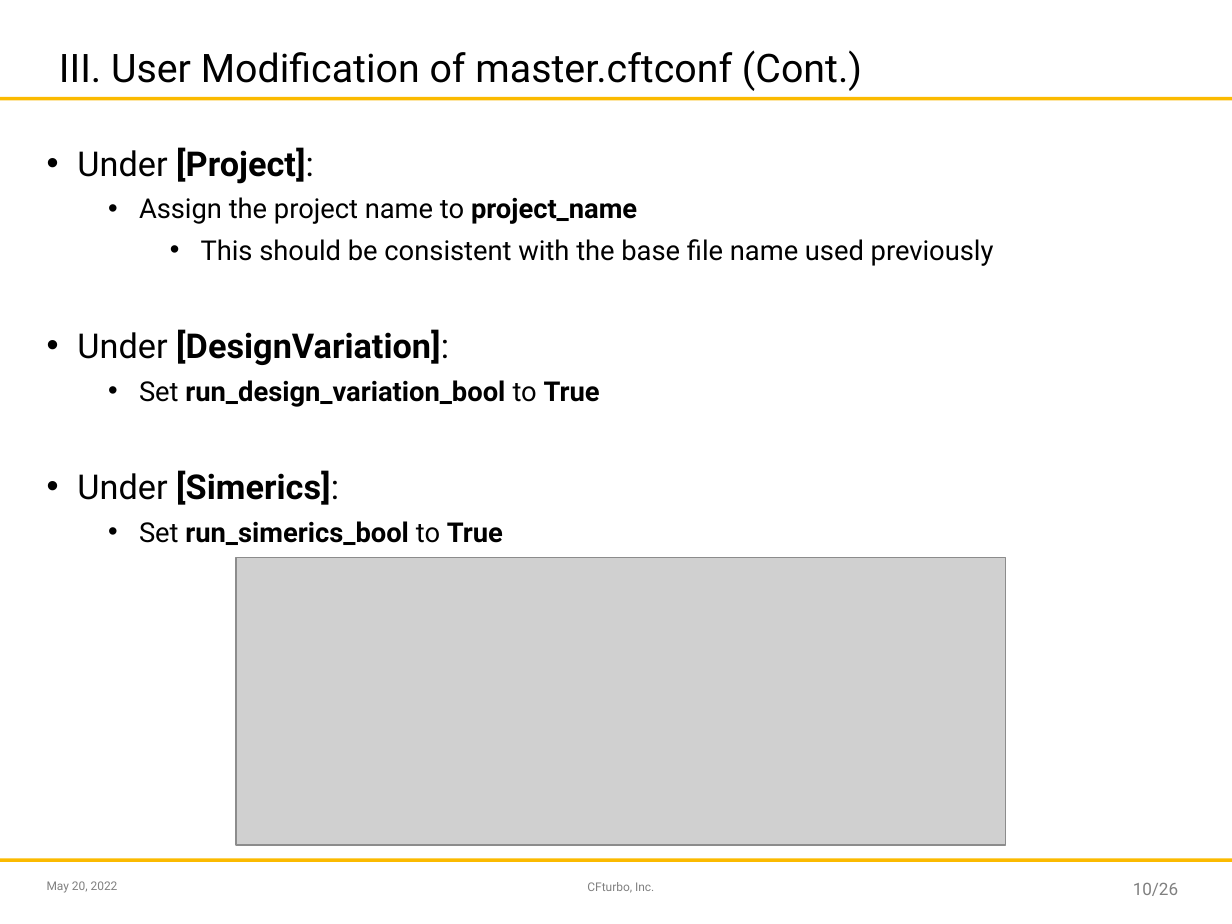
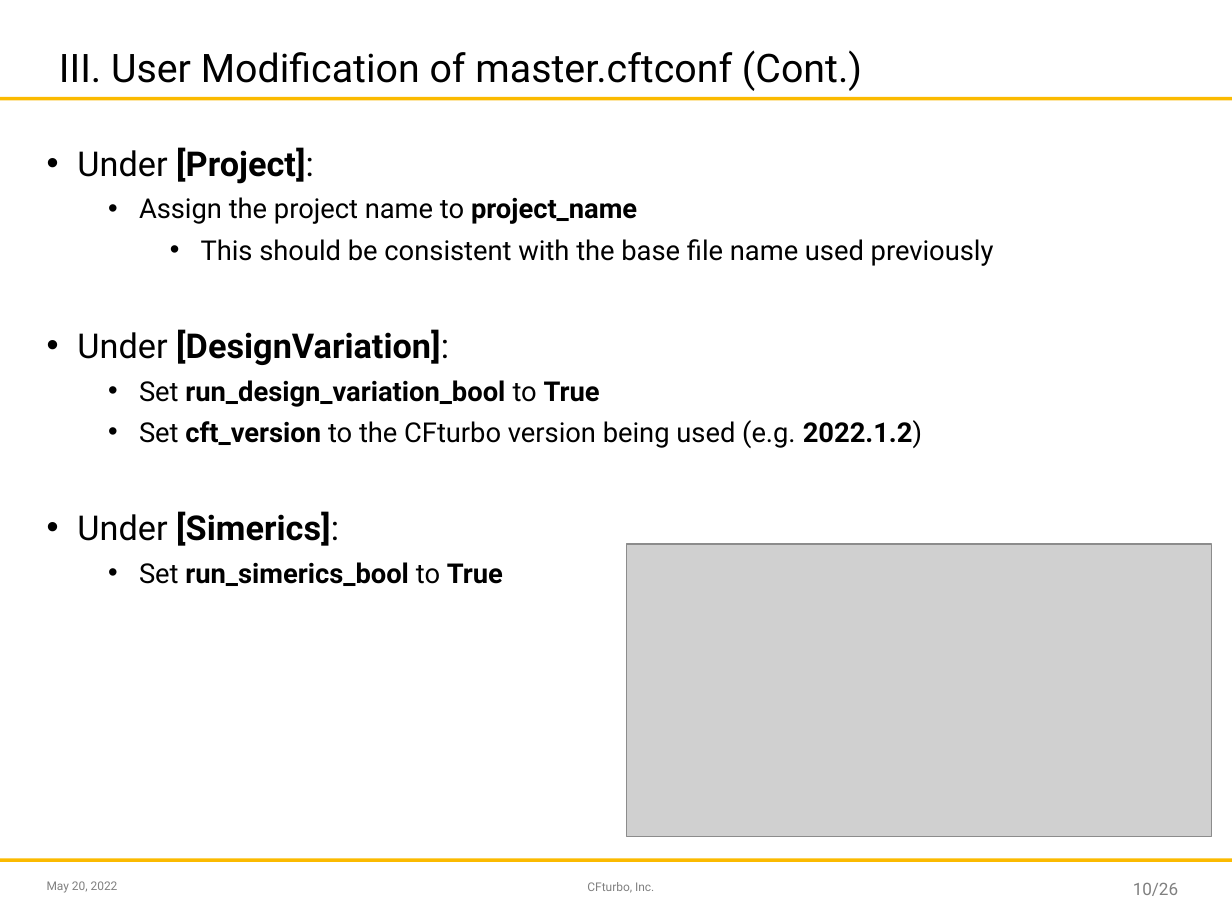
Before and after one commit to sandschristopher/Design-Variation_Performance-Map-Creation, a slide deck: slide 10 of SMP_Master.pptx. Drawn at 1232x924 pixels with LibreOffice and Linux fonts; fonts in the diff are those of the drawing; grey boxes stand for pictures; background and template pictures are left out. Boxes give left, top, right and bottom in pixels: in the first picture for what was removed or moved away, otherwise in the second. Text is boxed around its words. In the diff, an @@ line names an element or a change of style, - is before the commit and + after.

```diff
--- a/SMP_Master.pptx
+++ b/SMP_Master.pptx
@@ text at <box>139,420,922,448</box>: paragraph added @@
+  • Set cft_version to the CFturbo version being used (e.g. 2022.1.2)
@@ picture: place and size @@
-picture at <box>237,558,1007,845</box>
+picture at <box>626,545,1211,838</box>
```
Also in this commit, not shown: 7 other slides changed.
